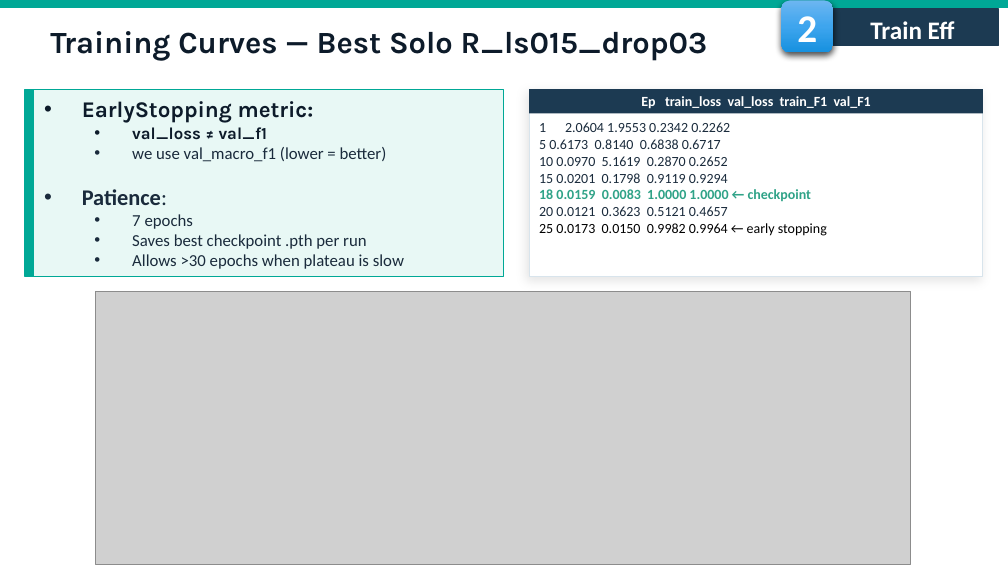
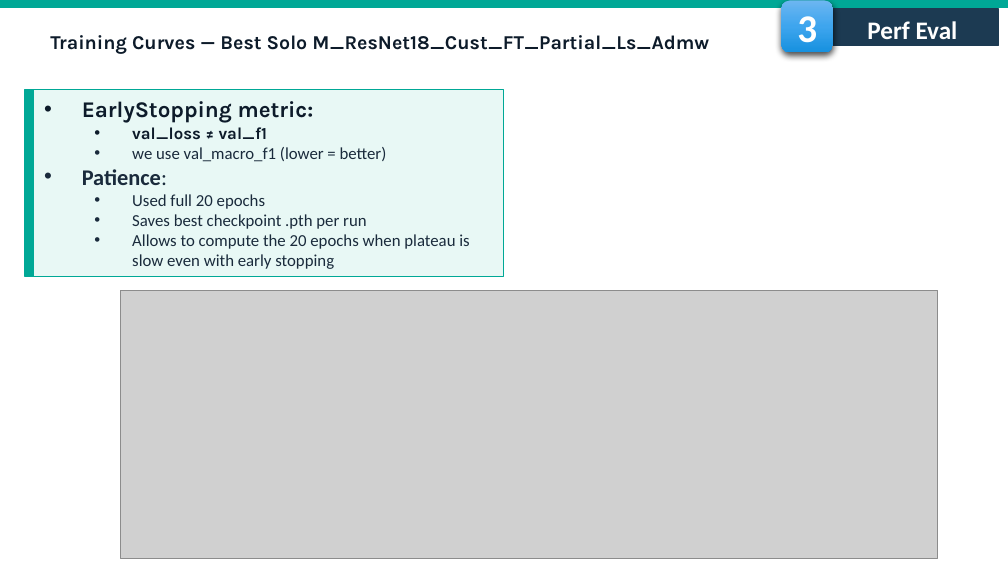
Before and after one commit to fmssilva/DL_Proj, a slide deck: slide 21 of assignment_1/task3/Task3_report.pptx (slide 19 before the commit). Drawn at 1008x567 pixels with LibreOffice and Linux fonts; fonts in the diff are those of the drawing; grey boxes stand for pictures; background and template pictures are left out. Boxes give left, top, right and bottom in pixels: in the first picture for what was removed or moved away, otherwise in the second. Text is boxed around its words. In the diff, an @@ line names an element or a change of style, - is before the commit and + after.

```diff
--- a/assignment_1/task3/Task3_report.pptx
+++ b/assignment_1/task3/Task3_report.pptx
@@ text in rounded rectangle at (x1=797, y1=16, x2=817, y2=52): text changed @@
-2
+3
@@ text in rectangle at (x1=867, y1=21, x2=958, y2=39): text changed @@
-Train Eff
+Perf Eval
@@ text at (x1=50, y1=35, x2=709, y2=54): text changed; size 22 to 14 pt @@
-Training Curves — Best Solo R_ls015_drop03
+Training Curves — Best Solo M_ResNet18_Cust_FT_Partial_Ls_Admw
@@ rectangle removed at (x1=529, y1=90, x2=983, y2=277) @@
@@ rectangle removed at (x1=529, y1=90, x2=983, y2=114) @@
-Ep train_loss val_loss train_F1 val_F1
@@ text removed at (x1=539, y1=122, x2=827, y2=236) @@
-1 2.0604 1.9553 0.2342 0.2262
-5 0.6173 0.8140 0.6838 0.6717
-10 0.0970 5.1619 0.2870 0.2652
-15 0.0201 0.1798 0.9119 0.9294
-18 0.0159 0.0083 1.0000 1.0000 ← checkpoint
-20 0.0121 0.3623 0.5121 0.4657
-25 0.0173 0.0150 0.9982 0.9964 ← early stopping
@@ text at (x1=132, y1=194, x2=265, y2=209): text changed @@
-  • 7 epochs
+  • Used full 20 epochs
@@ text at (x1=132, y1=234, x2=469, y2=269): text changed @@
-  • Allows >30 epochs when plateau is slow
+  • Allows to compute the 20 epochs when plateau is slow even with early stopping
@@ picture resized from (x1=95, y1=291, x2=910, y2=564) to (x1=120, y1=290, x2=937, y2=558) @@
```
Also in this commit, not shown: 16 other slides changed, 10 slides added, 9 slides removed.
